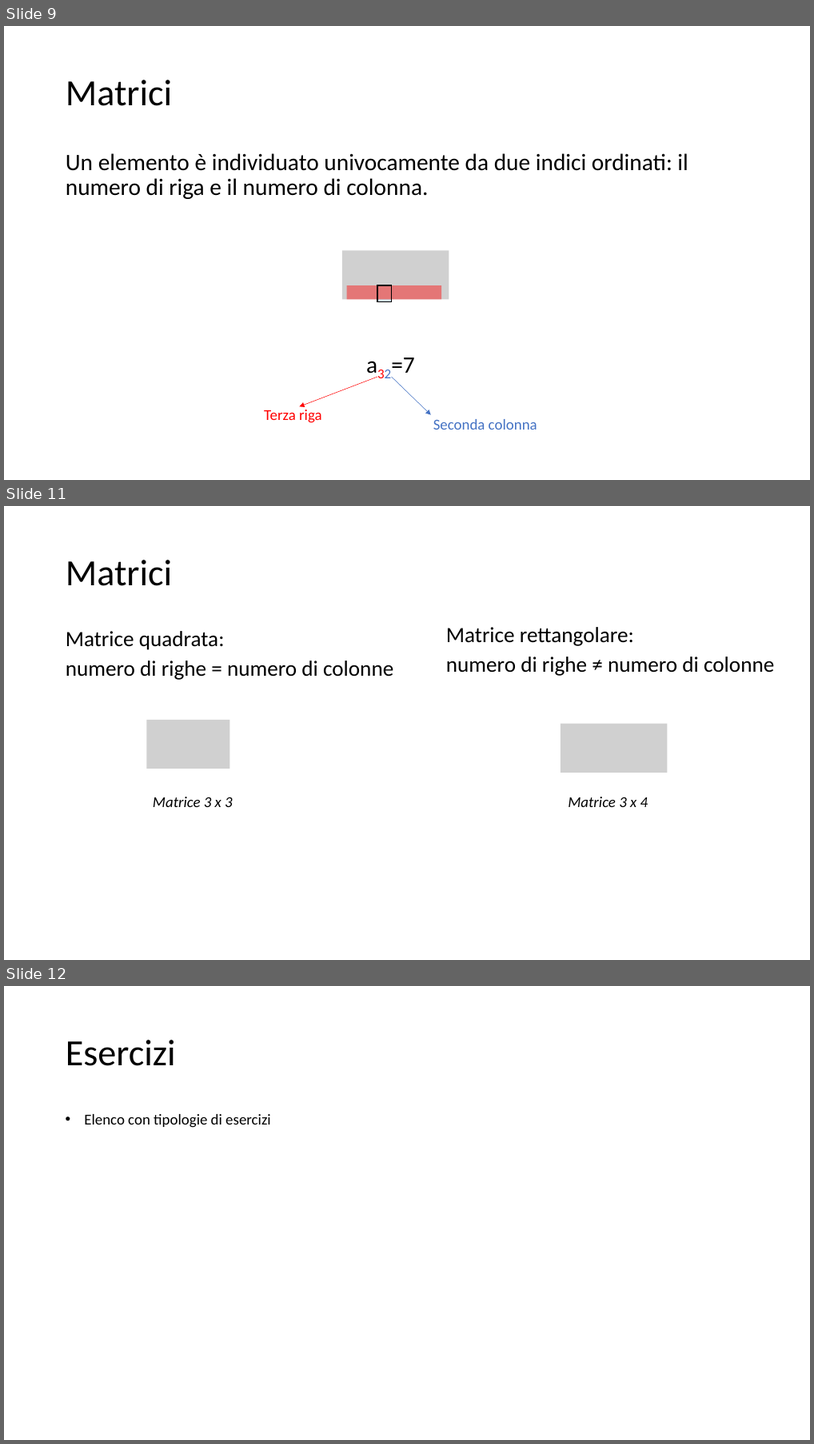
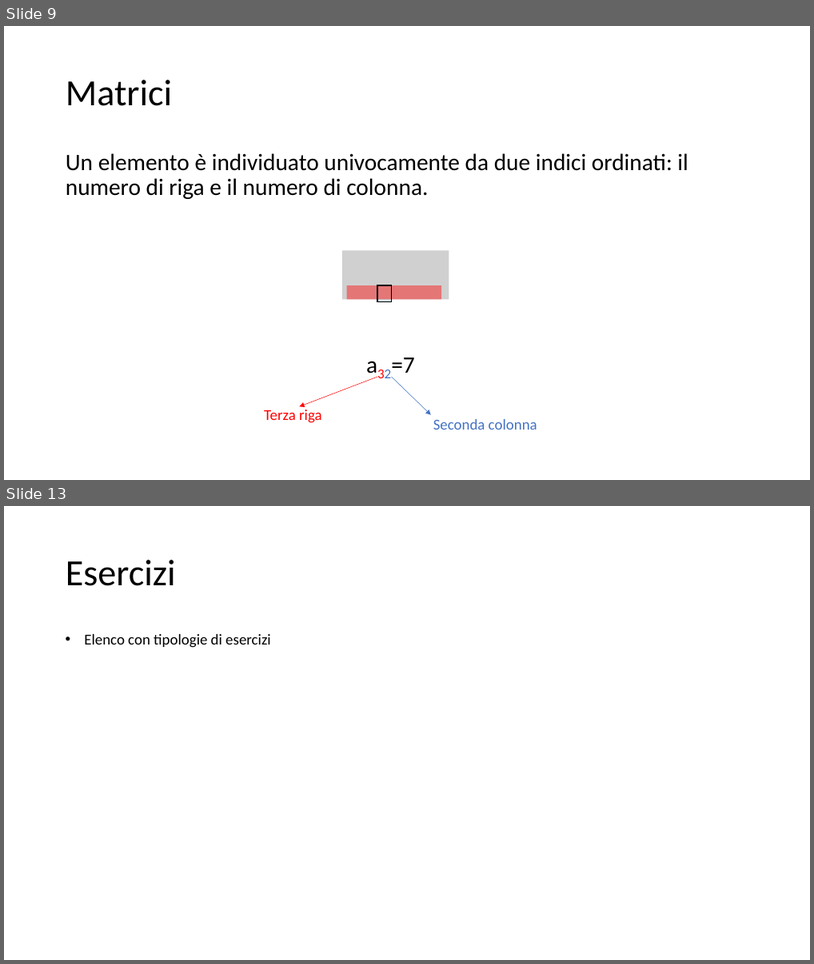
Before and after one commit to matteodelv/GaussLinearSystems, a slide deck: Presentazione.pptx. Shown one above the other, each under a label of ours: slides 9, 11 and 12 before the commit, slides 9 and 13 after it; the slides between them are not shown. The pictures are 814x1444 and 814x964 pixels, drawn with LibreOffice and Linux fonts; fonts in the diff are those of the drawing; grey boxes stand for pictures. Boxes give left, top, right and bottom in pixels: in the first picture for what was removed or moved away, otherwise in the second. Text is boxed around its words. In the diff, an @@ line names an element or a change of style, - is before the commit and + after.

Commit message:
Aggiornamento slide sulla sezione matrici

```diff
--- a/Presentazione.pptx
+++ b/Presentazione.pptx
@@ slide 11 removed at <box>4,506,810,960</box>, background #FFFFFF @@
@@ title removed at <box>66,560,172,586</box> @@
-Matrici
@@ text removed at <box>66,631,394,680</box> @@
-Matrice quadrata:
-numero di righe = numero di colonne
@@ text removed at <box>446,627,774,676</box> @@
-Matrice rettangolare:
-numero di righe ≠ numero di colonne
@@ picture removed at <box>146,720,230,768</box> @@
@@ picture removed at <box>561,723,668,772</box> @@
@@ text removed at <box>153,796,233,807</box> @@
-Matrice 3 x 3
@@ text removed at <box>568,796,649,807</box> @@
-Matrice 3 x 4
@@ what was slide 12 is now slide 13 @@
```
Also in this commit, not shown: 3 slides changed, 2 slides added.
